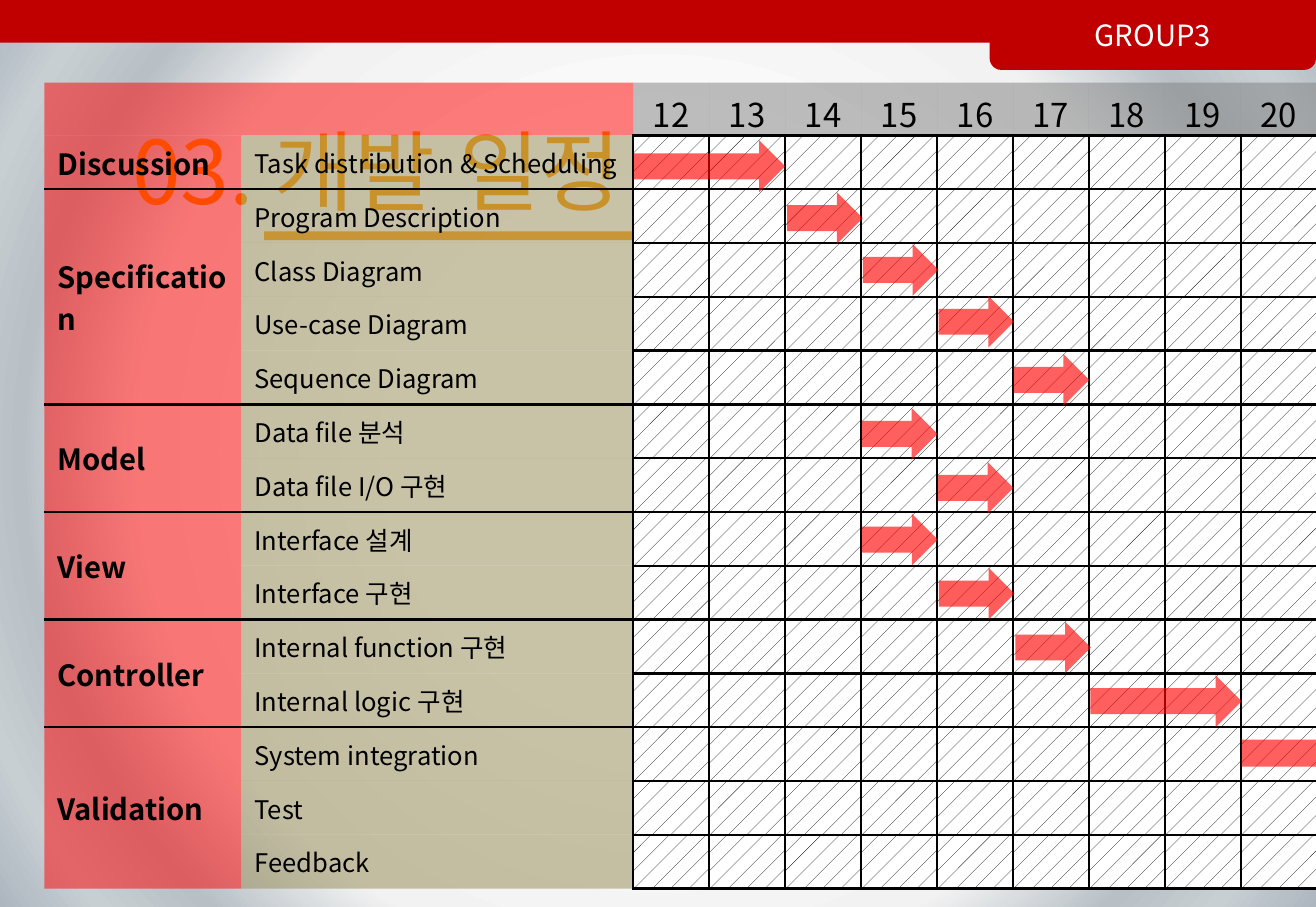
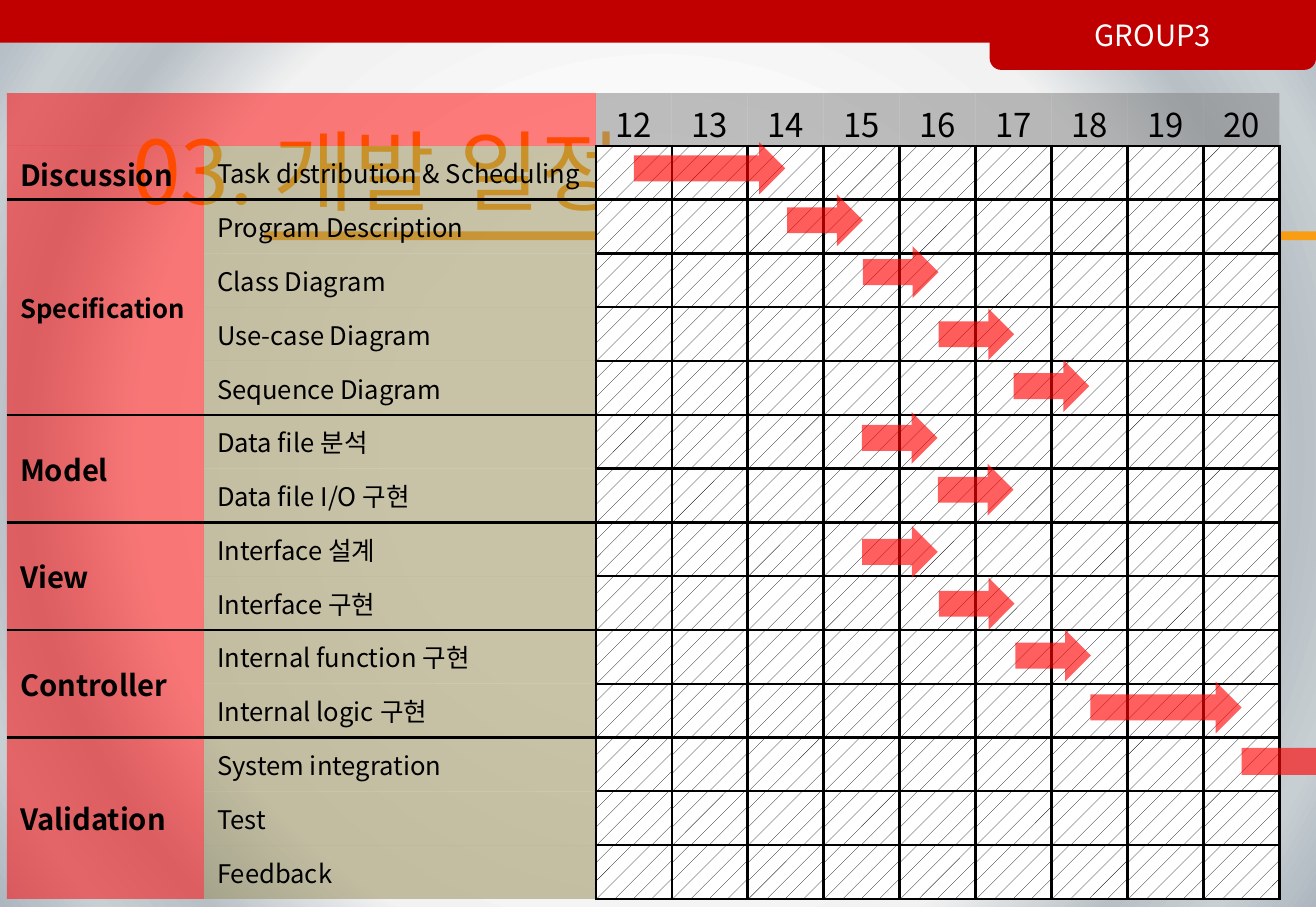
Before and after one commit to junggeunhwang/2014_caucse_se_3, a slide deck: slide 6 of document/PPT자료/팀프로젝트 발표01.pptx (slide 5 before the commit). Drawn at 1316x907 pixels with LibreOffice and Linux fonts; fonts in the diff are those of the drawing. Boxes give left, top, right and bottom in pixels: in the first picture for what was removed or moved away, otherwise in the second. Text is boxed around its words. In the diff, an @@ line names an element or a change of style, - is before the commit and + after.

```diff
--- a/document/PPT자료/팀프로젝트 발표01.pptx
+++ b/document/PPT자료/팀프로젝트 발표01.pptx
@@ table at <box>7,93,1283,899</box> @@
@@ size 16 to 14 pt in "Specification" @@
@@ table: place and size @@
-table at <box>45,83,1316,888</box>
+table at <box>7,93,1283,899</box>
@@ 3 right arrows: place and size @@
-3 right arrows at <box>938,296,1091,672</box>
+3 right arrows at <box>938,308,1091,680</box>
@@ right arrow: place and size @@
-right arrow at <box>862,513,937,565</box>
+right arrow at <box>862,526,937,578</box>
@@ 3 right arrows, 1 rectangle: place and size @@
-3 right arrows, 1 rectangle at <box>862,354,1316,767</box>
+3 right arrows, 1 rectangle at <box>862,361,1316,775</box>
```
Also in this commit, not shown: 2 other slides changed, 1 slide added.
